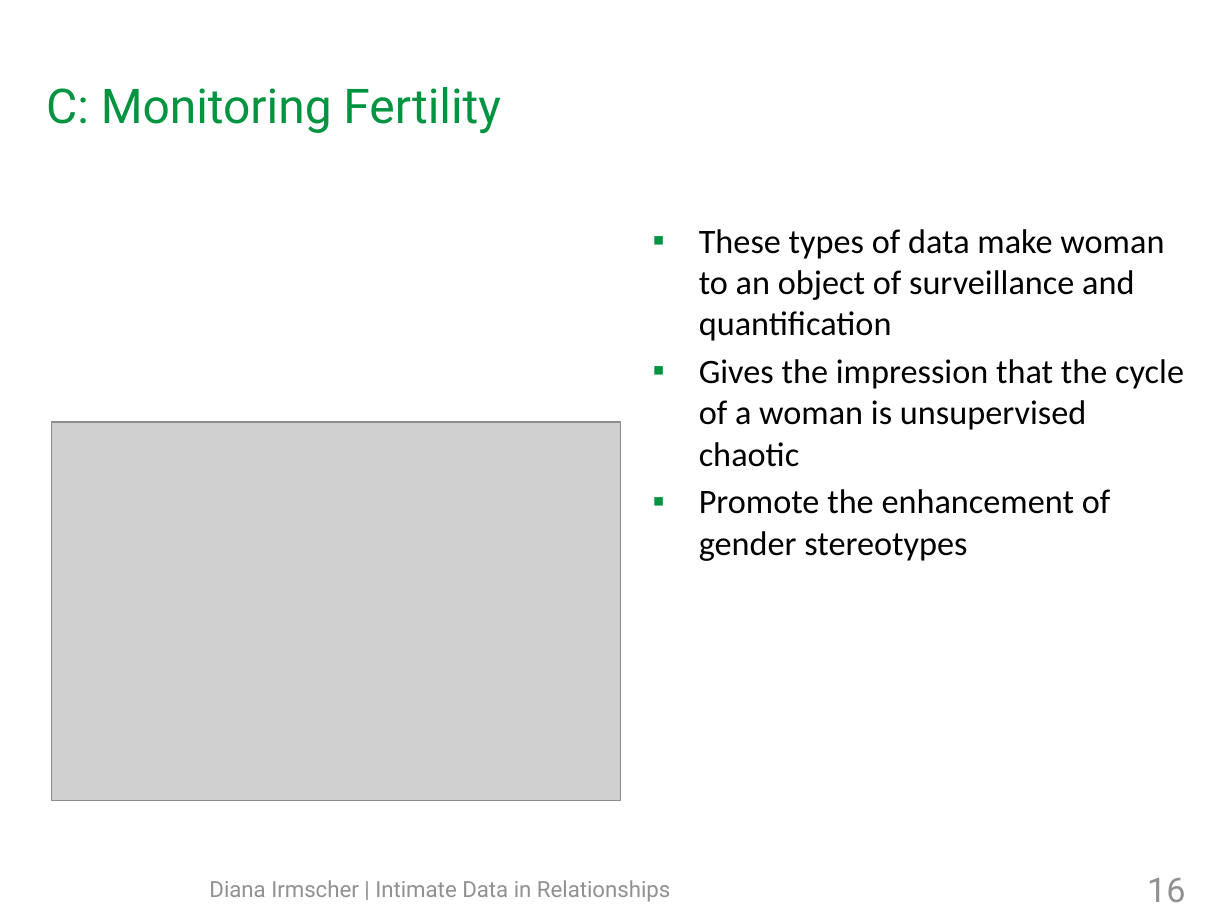
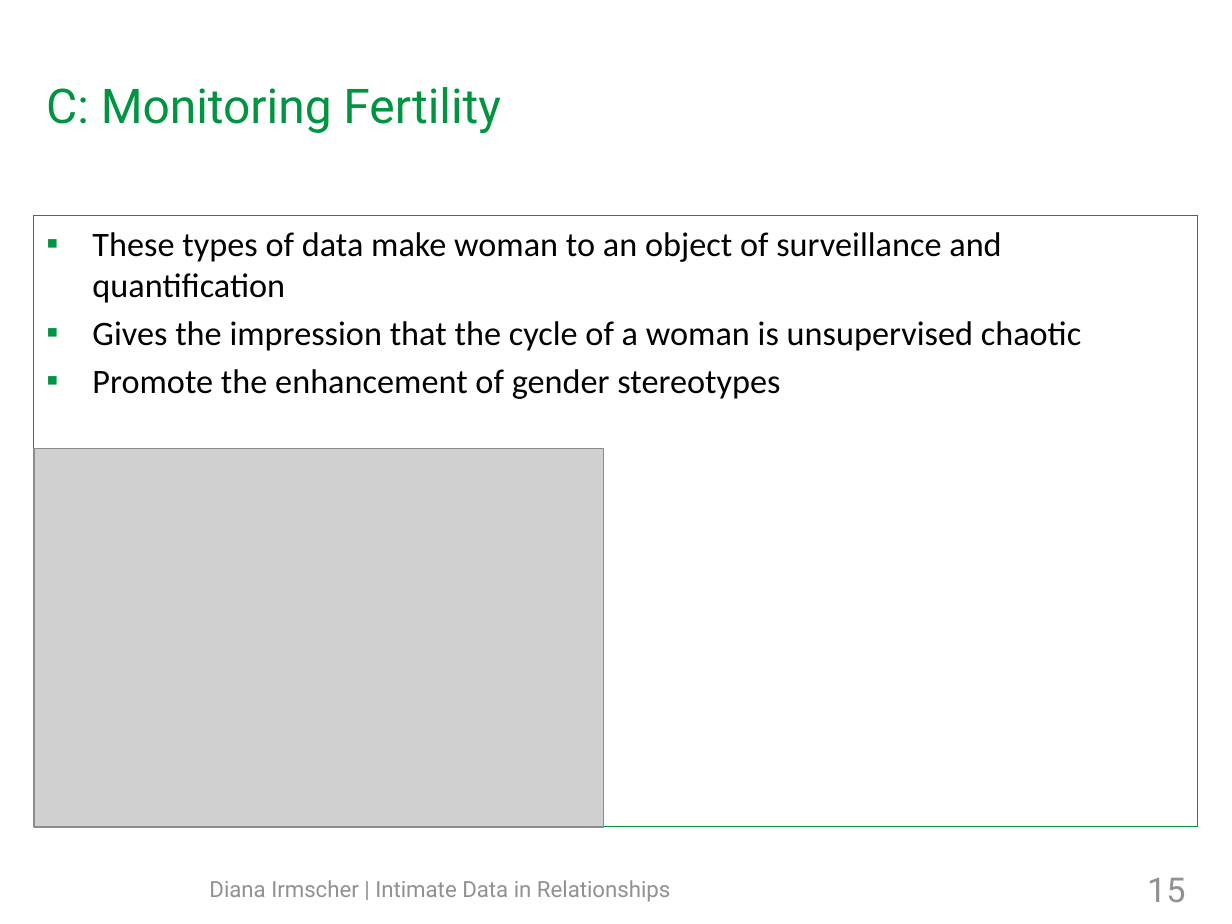
Before and after one commit to mieztatz/advanced_seminar_media_informatics, a slide deck: slide 15 of slides/final_presentation_irmscher_copy.odp (slide 16 before the commit). Drawn at 1232x924 pixels with LibreOffice and Linux fonts; fonts in the diff are those of the drawing; grey boxes stand for pictures; background and template pictures are left out. Boxes give left, top, right and bottom in pixels: in the first picture for what was removed or moved away, otherwise in the second. Text is boxed around its words. In the diff, an @@ line names an element or a change of style, - is before the commit and + after.

```diff
--- a/slides/final_presentation_irmscher_copy.odp
+++ b/slides/final_presentation_irmscher_copy.odp
@@ text "These types of data make ...": place and size @@
-text "These types of data make ..." at box(699, 229, 1184, 561)
+text "These types of data make ..." at box(34, 216, 1199, 827)
@@ text "These types of data make ..." at box(34, 216, 1199, 827): outline none to #009440 0 pt @@
@@ picture: place and size @@
-picture at box(52, 423, 621, 801)
+picture at box(34, 448, 604, 827)
@@ page number at box(1147, 877, 1185, 902): text changed @@
-16
+15
```
Also in this commit, not shown: 12 other slides changed, 1 slide added, 5 other files.
